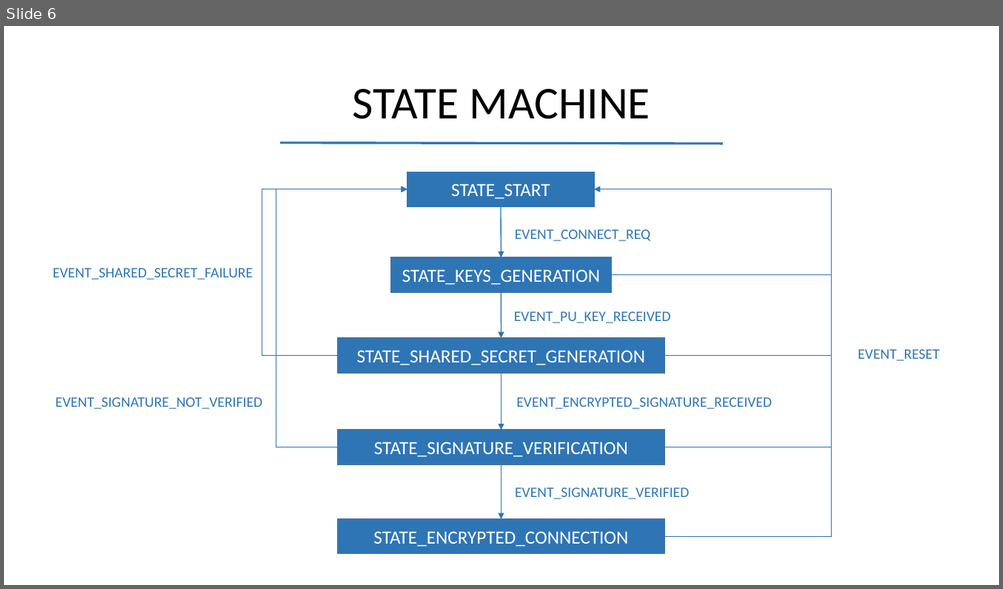
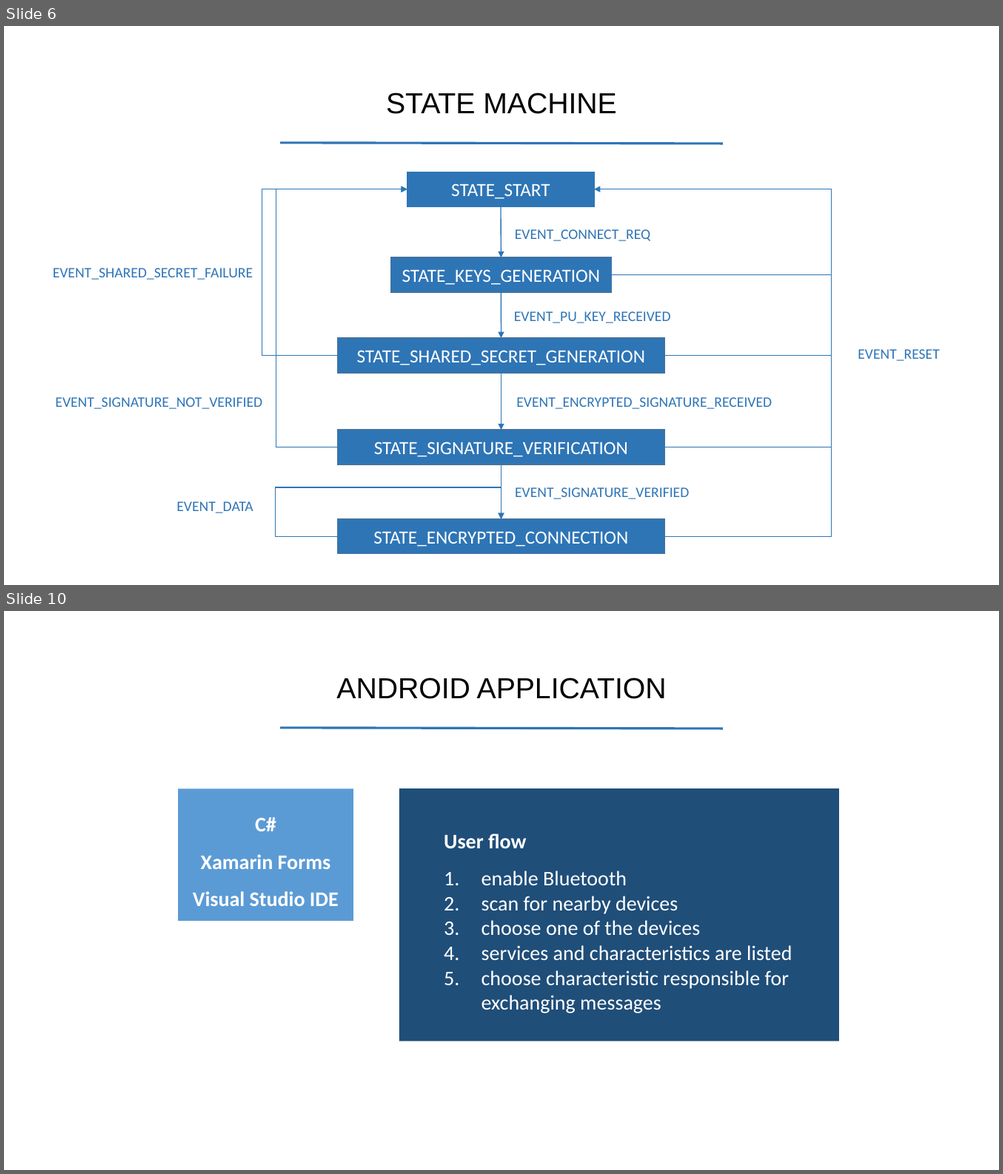
Before and after one commit to m-peko/SecureBLE, a slide deck: docs/SecureBLE.pptx. Shown one above the other, each under a label of ours: slide 6 before the commit, slides 6 and 10 after it; the slides between them are not shown. The pictures are 1003x589 and 1003x1174 pixels, drawn with LibreOffice and Linux fonts; fonts in the diff are those of the drawing. Boxes give left, top, right and bottom in pixels: in the first picture for what was removed or moved away, otherwise in the second. Text is boxed around its words. In the diff, an @@ line names an element or a change of style, - is before the commit and + after.

```diff
--- a/docs/SecureBLE.pptx
+++ b/docs/SecureBLE.pptx
@@ slide 10 added at <box>4,611,999,1170</box>, background #FFFFFF @@
@@ text added at <box>336,678,666,699</box>, 28 pt, text #000000 @@
+ANDROID APPLICATION
@@ line added from (280, 728) to (723, 729), #2E75B6 2.25 pt @@
@@ rectangle added at <box>178,789,353,920</box>, fill #5B9BD5, 20 pt, text #FFFFFF, bold @@
+C#
+Xamarin Forms
+Visual Studio IDE
@@ rectangle added at <box>399,789,839,1042</box>, fill #1F4E79, 20 pt, text #FFFFFF @@
+  User flow
+  1. enable Bluetooth
+  2. scan for nearby devices
+  3. choose one of the devices
+  4. services and characteristics are listed
+  5. choose characteristic responsible for exchanging messages
@@ slide 6 changed as well @@
@@ text "STATE MACHINE" at <box>386,93,617,114</box>: size 44 to 28 pt, font Calibri to Arial @@
@@ elbow arrow added from (338, 537) to (501, 520), #2E75B6 1 pt @@
@@ text added at <box>176,502,253,514</box>, 14 pt, text #2E75B6 @@
+EVENT_DATA
```
Also in this commit, not shown: 7 other slides changed, 3 other slides added, 15 other files.
